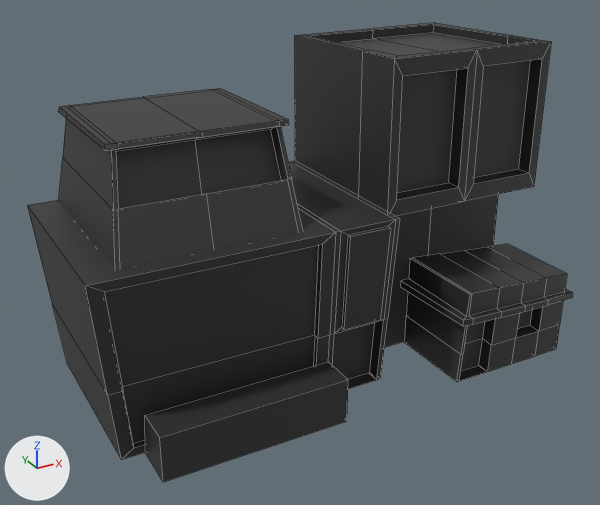
The FBX model Version_0.3/src/models/Houses02.fbx as it was, and as the next commit left it.
Before and after are seen from a 50 mm camera at (-3.3, -6.15, 10.21) aimed at (4.69, 8.37, 2.95). The lights are fixed; the arrows at lower left show +X, +Y and +Z. Mesh edges are drawn as thin lines. Where no turn or scale is listed for an object, it has been applied to the vertices.
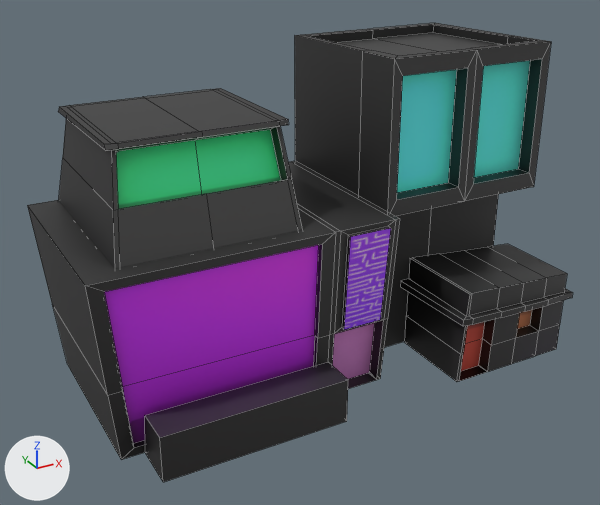
Where the newer file only moved an object's origin or applied its transform, the numbers keep the older frame.

What differs and where, as boxes [x1, y1, x2, y2] in the pictures (600 x 505 px):
'Cube.008', surface changed
    both: [53, 26, 542, 463]

Patch to the scene script:
```diff
--- a/Version_0.3/src/models/Houses02.fbx.py
+++ b/Version_0.3/src/models/Houses02.fbx.py
@@ img_housesdiffuse_png @@
+img_housesdiffuse_png = load_image('HousesDiffuse.png', '../images/HousesDiffuse.png', 2048, 2038, 'sRGB')
@@ mat_material_001 @@
 mat_material_001 = principled_material('Material.001')
-mat_material_001.base_color = (0.0321, 0.0321, 0.0321)  # black #323232
+mat_material_001.texture = img_housesdiffuse_png
@@ me_cube_009 @@
 me_cube_009.from_pydata(...)  # 270 vertices, 260 faces; spans x -2.88..8.2, y -0.75..4.52, z -0.53..6.62
 # used by ob_cube_008; location = (2.48, 6.58, 0.61)
+# me_cube_009 part 1: 260 kept faces spanning x -2.88..8.2, y -0.75..4.52, z -0.53..6.62 get new texture (UV) coordinates
 me_cube_009.materials.append(mat_material_001)
```
